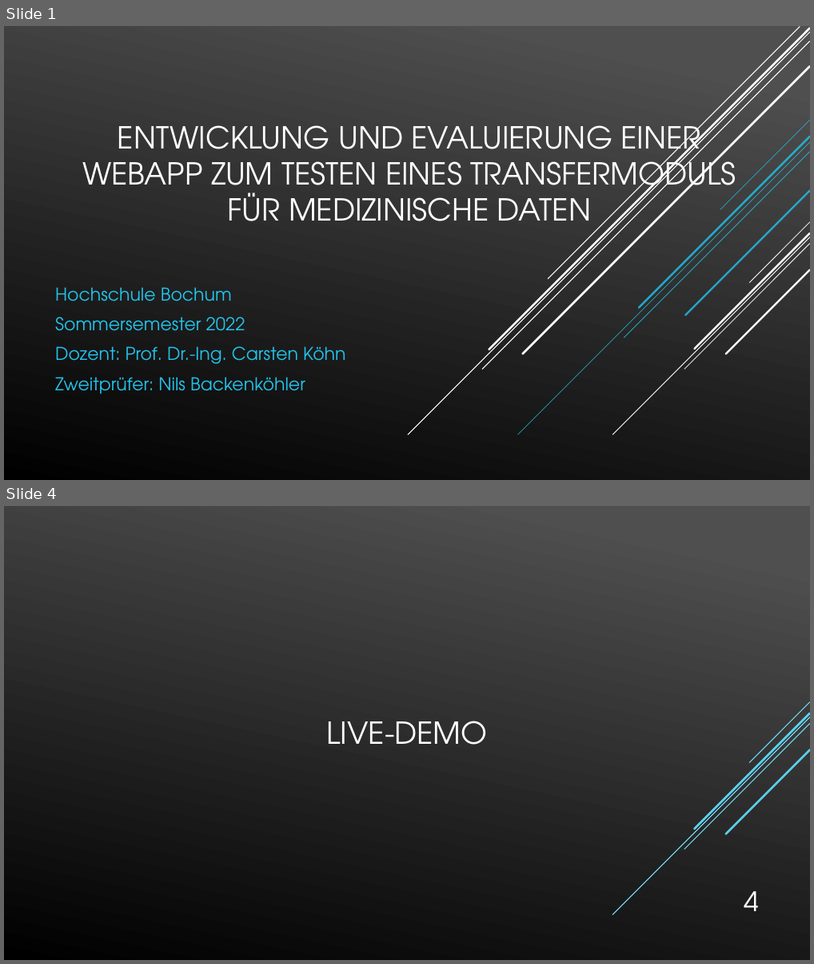
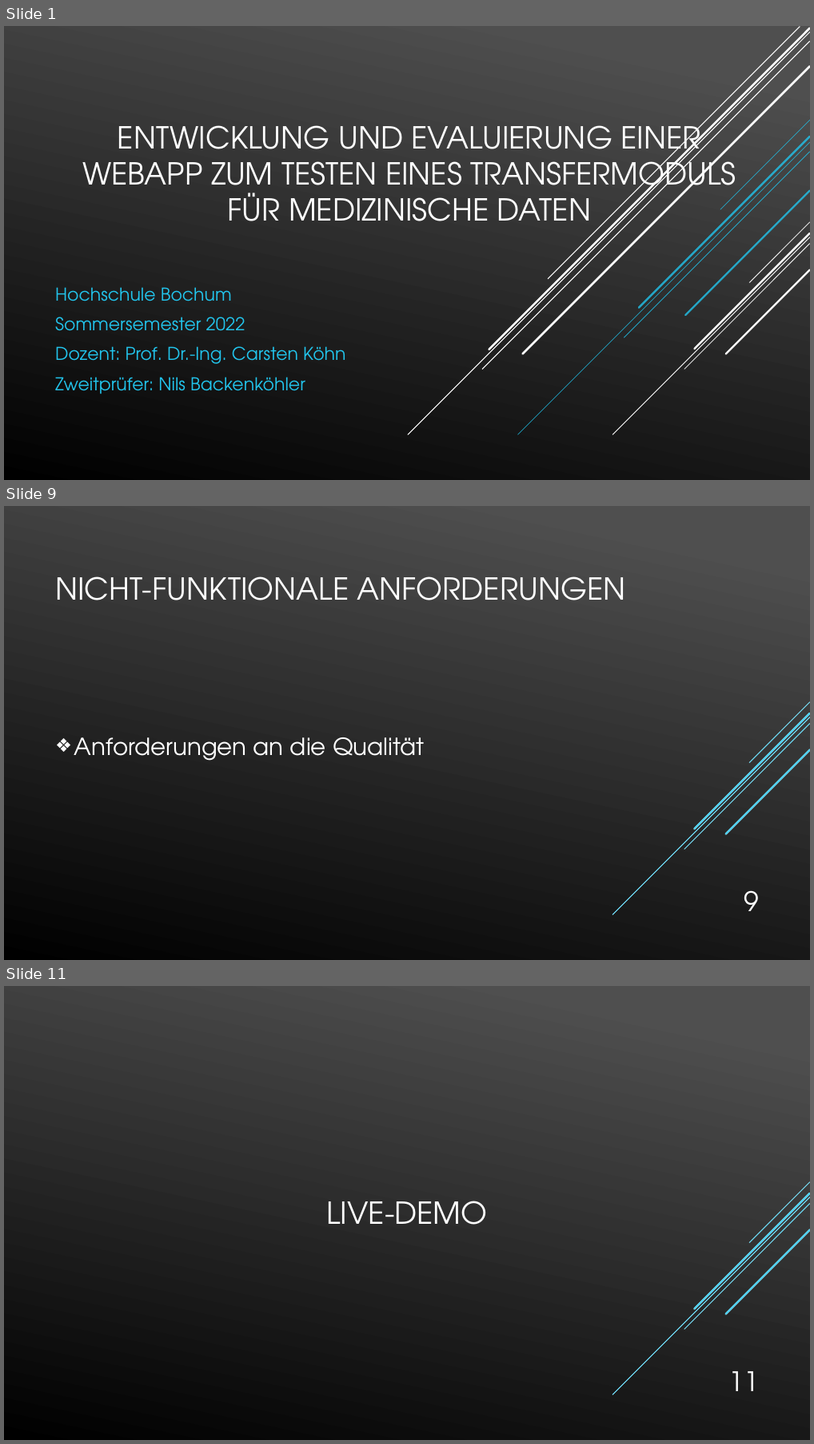
Before and after one commit to Tura92/Bachelorarbeit, a slide deck: Kolloquium Präsentation.pptx. Shown one above the other, each under a label of ours: slides 1 and 4 before the commit, slides 1, 9 and 11 after it; the slides between them are not shown. The pictures are 814x964 and 814x1444 pixels, drawn with LibreOffice and Linux fonts; fonts in the diff are those of the drawing. Boxes give left, top, right and bottom in pixels: in the first picture for what was removed or moved away, otherwise in the second. Text is boxed around its words. In the diff, an @@ line names an element or a change of style, - is before the commit and + after.

```diff
--- a/Kolloquium Präsentation.pptx
+++ b/Kolloquium Präsentation.pptx
@@ slide 9 added at box(4, 506, 810, 960), background gradient #4F4F4F to #000000; not listed: 5 template elements that a slide beside it also shows @@
@@ title added at box(55, 576, 626, 600), 36 pt, text #FFFFFF @@
+NICHT-FUNKTIONALE ANFORDERUNGEN
@@ text added at box(74, 737, 424, 760), 28 pt, text #FFFFFF @@
+❖ Anforderungen an die Qualität
@@ group added at box(613, 702, 810, 914): 5 lines @@
@@ page number added at box(744, 890, 759, 911), 32 pt, text #FFFFFF @@
+9
@@ what was slide 4 is now slide 11 @@
@@ page number at box(729, 1371, 758, 1391): text changed @@
-4
+11
```
Also in this commit, not shown: 1 slide changed, 8 other slides added, 1 slide removed.
